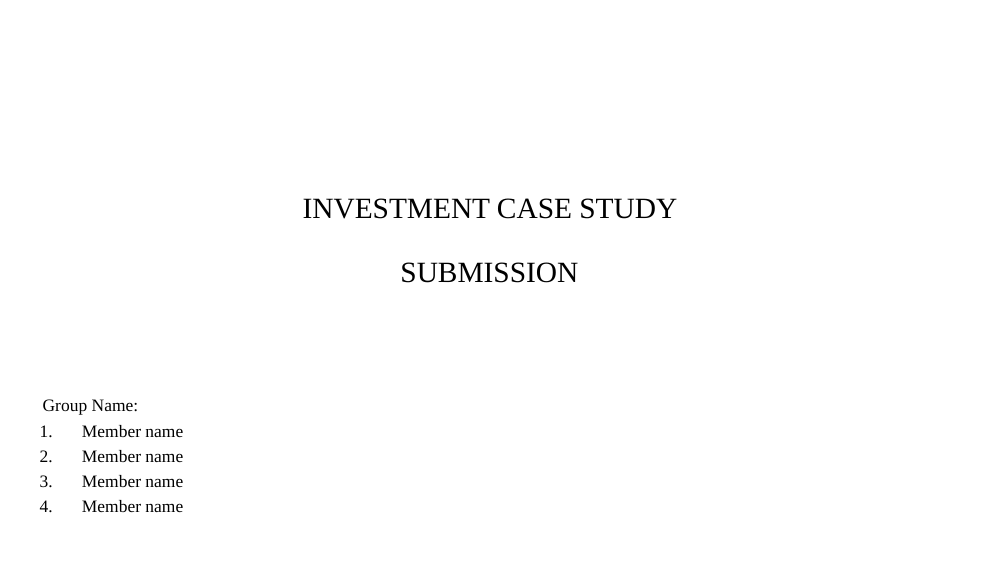
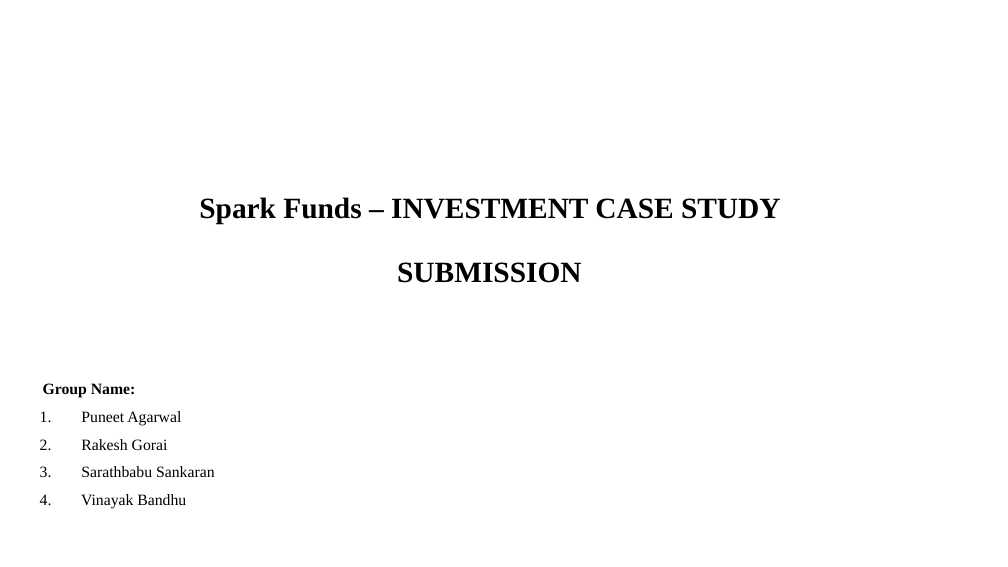
Before and after one commit to rakesgor/InvestmentGroupStudy, a slide deck: slide 1 of Spark Funds Presentation.pptx. Drawn at 1008x567 pixels with LibreOffice and Linux fonts; fonts in the diff are those of the drawing; background and template pictures are left out. Boxes give left, top, right and bottom in pixels: in the first picture for what was removed or moved away, otherwise in the second. Text is boxed around its words. In the diff, an @@ line names an element or a change of style, - is before the commit and + after.

```diff
--- a/Spark Funds Presentation.pptx
+++ b/Spark Funds Presentation.pptx
@@ title at box(199, 197, 781, 283): text changed; bold on @@
-INVESTMENT CASE STUDY
-SUBMISSION
+Spark Funds – INVESTMENT CASE STUDY
+SUBMISSION
@@ subtitle "Group Name:": place and size @@
-subtitle "Group Name:" at box(43, 399, 183, 512)
+subtitle "Group Name:" at box(43, 383, 215, 508)
@@ subtitle at box(43, 383, 136, 398): size 16.6 to 15 pt, bold on in "Group Name:"; line spacing 0.7 to 0.9 @@
@@ subtitle at box(81, 411, 215, 508): text changed; size 16.6 to 15 pt @@
-1. Member name
-2. Member name
-3. Member name
-4. Member name
+1. Puneet Agarwal
+2. Rakesh Gorai
+3. Sarathbabu Sankaran
+4. Vinayak Bandhu
```
Also in this commit, not shown: 7 other slides changed, 2 slides added, 2 slides removed.
